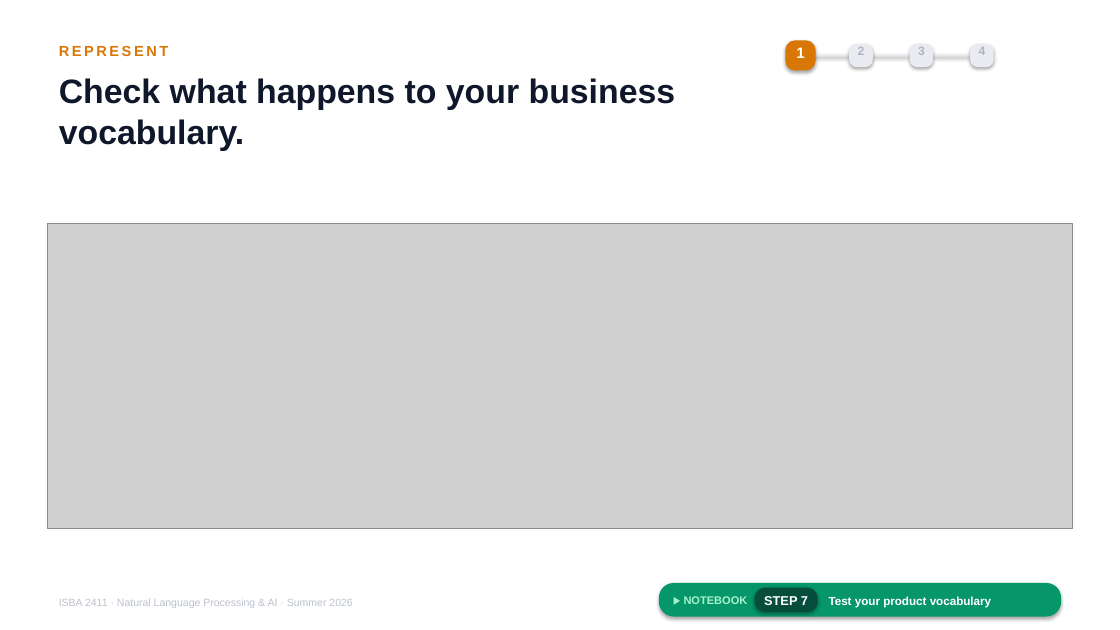
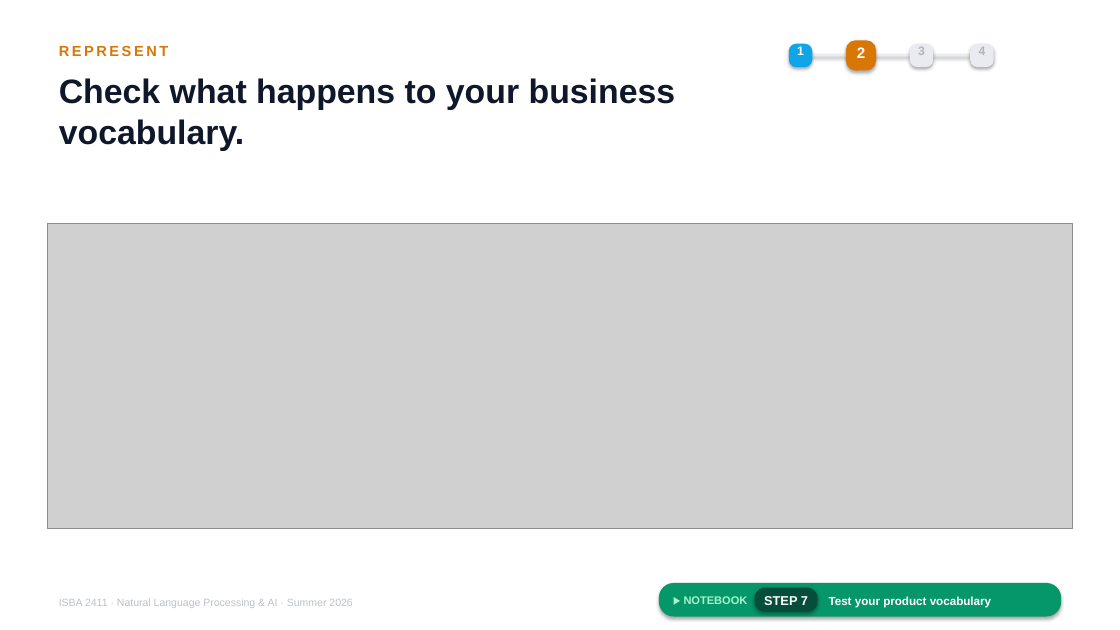
Before and after one commit to JulesMalin/isba2411-nlp, a slide deck: slide 9 of Week 7/L13_Support_Copilot.pptx (slide 7 before the commit). Drawn at 1120x630 pixels with LibreOffice and Linux fonts; fonts in the diff are those of the drawing; grey boxes stand for pictures. Boxes give left, top, right and bottom in pixels: in the first picture for what was removed or moved away, otherwise in the second. Text is boxed around its words. In the diff, an @@ line names an element or a change of style, - is before the commit and + after.

```diff
--- a/Week 7/L13_Support_Copilot.pptx
+++ b/Week 7/L13_Support_Copilot.pptx
@@ text "1" at box(797, 46, 804, 55): size 13 to 10.5 pt @@
@@ rounded rectangle: place and size @@
-rounded rectangle at box(786, 40, 816, 71)
+rounded rectangle at box(789, 44, 812, 67)
@@ rounded rectangle at box(789, 44, 812, 67): fill #D97706 to #0EA5E9 @@
@@ text "2" at box(857, 47, 865, 58): size 10.5 to 13 pt, text colour #AEB4BF to #FFFFFF @@
@@ rounded rectangle: place and size @@
-rounded rectangle at box(849, 44, 873, 67)
+rounded rectangle at box(846, 40, 876, 71)
@@ rounded rectangle at box(846, 40, 876, 71): fill #E9EBF0 to #D97706 @@
```
Also in this commit, not shown: 12 other slides changed, 1 slide added, 5 slides removed.
